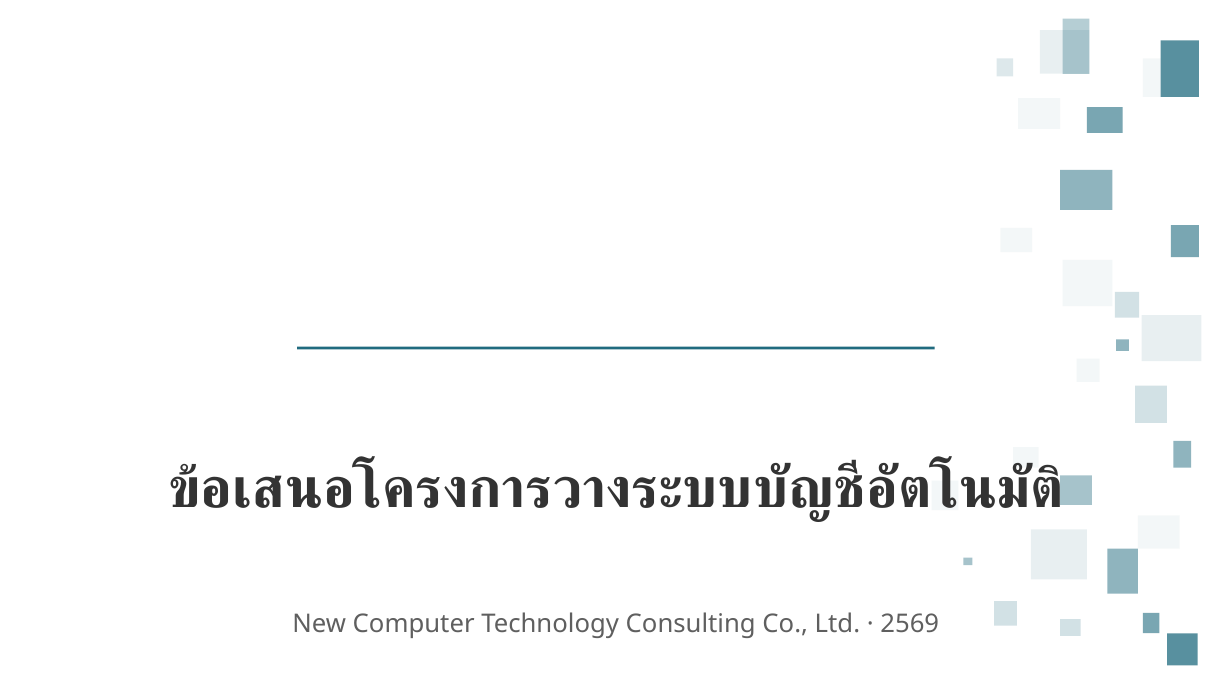
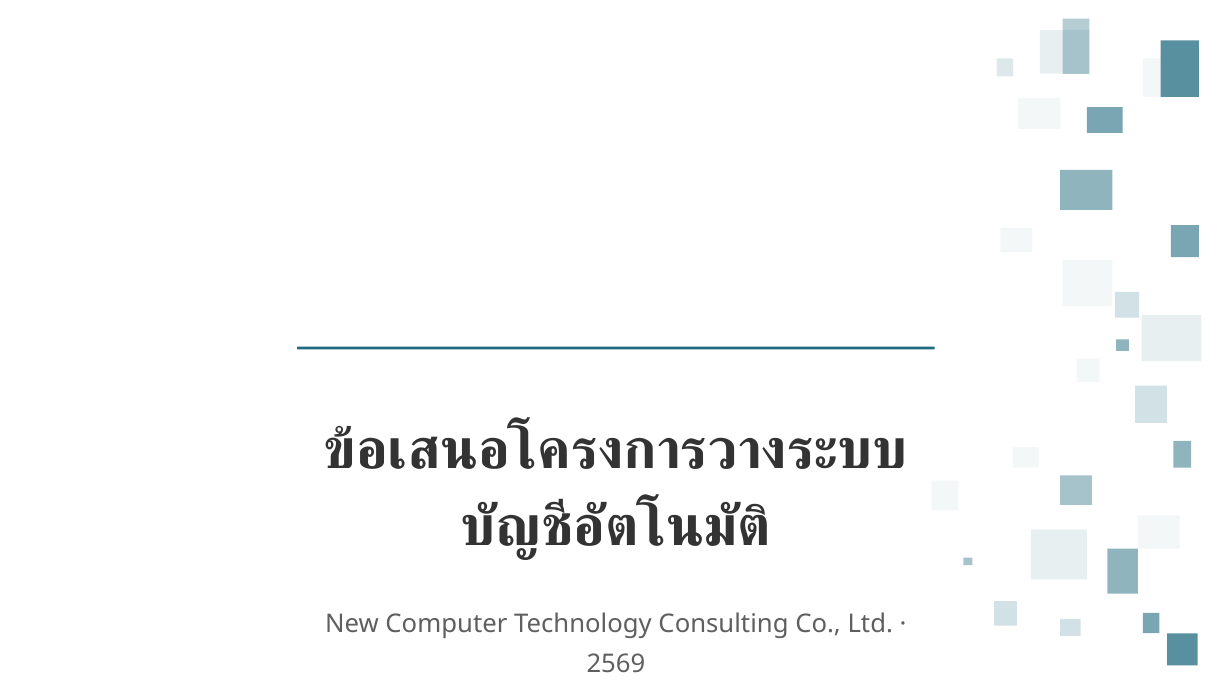
Before and after one commit to rofthanakrit-maker/nct-design-system, a slide deck: slide 1 of NCT-Slide-Template-Corp-Demo.pptx. Drawn at 1232x693 pixels with LibreOffice and Linux fonts; fonts in the diff are those of the drawing; background and template pictures are left out. Boxes give left, top, right and bottom in pixels: in the first picture for what was removed or moved away, otherwise in the second. Text is boxed around its words. In the diff, an @@ line names an element or a change of style, - is before the commit and + after.

```diff
--- a/NCT-Slide-Template-Corp-Demo.pptx
+++ b/NCT-Slide-Template-Corp-Demo.pptx
@@ title "ข้อเสนอโครงการวางระบบบัญชีอัตโนมัติ" rewrapped from bbox=[168, 462, 1062, 522] to bbox=[324, 423, 908, 560] @@
@@ subtitle "New Computer Technology Consulting Co., ..." rewrapped from bbox=[292, 612, 939, 638] to bbox=[325, 612, 893, 673] @@
```
Also in this commit, not shown: 18 other slides changed, 48 other files.
